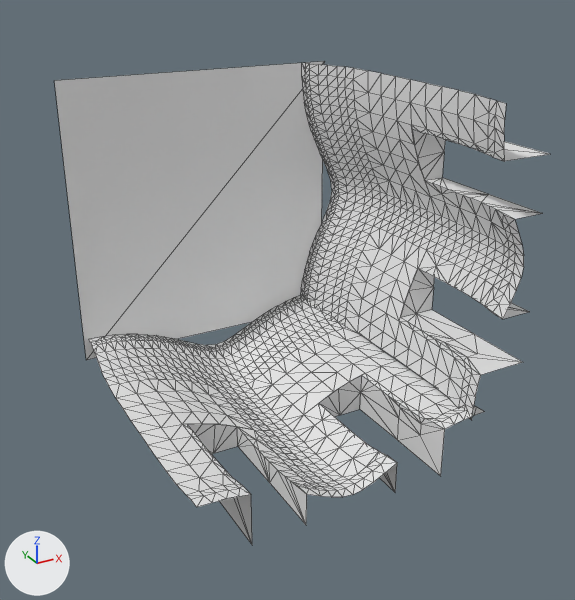
One commit to the OBJ model data/bmc/bmc_tiles/t_191.obj: the scene before it, then after it.
Rendered twice from a camera (50 mm lens) standing at (-0.802, -1.315, 0.689) and looking at (-0.058, 0.038, 0.012). Arrows for +X, +Y and +Z are at lower left; the lights stay in place. Mesh edges are drawn as thin lines. Where no turn or scale is listed for an object, it has been applied to the vertices.

The older version as bpy lines, for what is in view:
```python
me_t_191 = bpy.data.meshes.new('t_191')
me_t_191.from_pydata(...)  # 1206 vertices, 2214 faces; spans x -0.5..0.08, y -0.5..0.0, z -0.088..0.5
ob_t_191 = bpy.data.objects.new('t_191', me_t_191)
ob_t_191.location = (0.0, 0.0, 0.0)
```
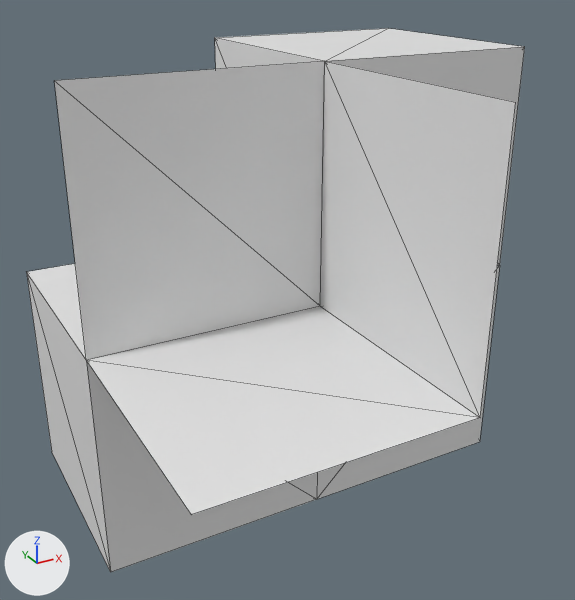
Edits to the bpy script that builds the scene:
```text
Change me_t_191:
    used by ob_t_191; location = (0.0, 0.0, 0.0)
    remove me_t_191.from_pydata(...)  # 1206 vertices, 2214 faces; spans x -0.5..0.08, y -0.5..0.0, z -0.088..0.5
    add me_t_191.from_pydata(...)  # 20 vertices, 38 faces; spans x -0.5..0.5, y -0.5..0.5, z -0.5..0.5
    me_t_191 part 1: the loose piece of 601 vertices spanning x -0.049..0.08, y -0.5..0.0, z 0.0..0.5 is deleted
    me_t_191 part 2: the loose piece of 601 vertices spanning x -0.491..0.009, y -0.5..0.0, z -0.088..0.041 is deleted
    me_t_191 part 3
    2 faces are deleted
    10 vertices are added at x -0.5..0.0, y -0.5..0.5, z -0.5..0.5
    6 new vertices lie (0.5, 0.0, 0.0) away from vertices in x 0.0, y 0.0..0.5, z -0.5..0.5
    38 new faces join them
```

What differs and where, as boxes (x1, y1, x2, y2) in the pictures (575 x 600 px):
't_191', reshaped (13% taller)
    before: (54, 61, 549, 544)
    after: (27, 28, 525, 572)
part 1 of me_t_191, deleted
    before: (301, 63, 549, 420)
part 2 of me_t_191, deleted
    before: (89, 295, 484, 544)
part 3 of me_t_191, built on
    before: (54, 61, 325, 360)
    after: (27, 28, 525, 572)
